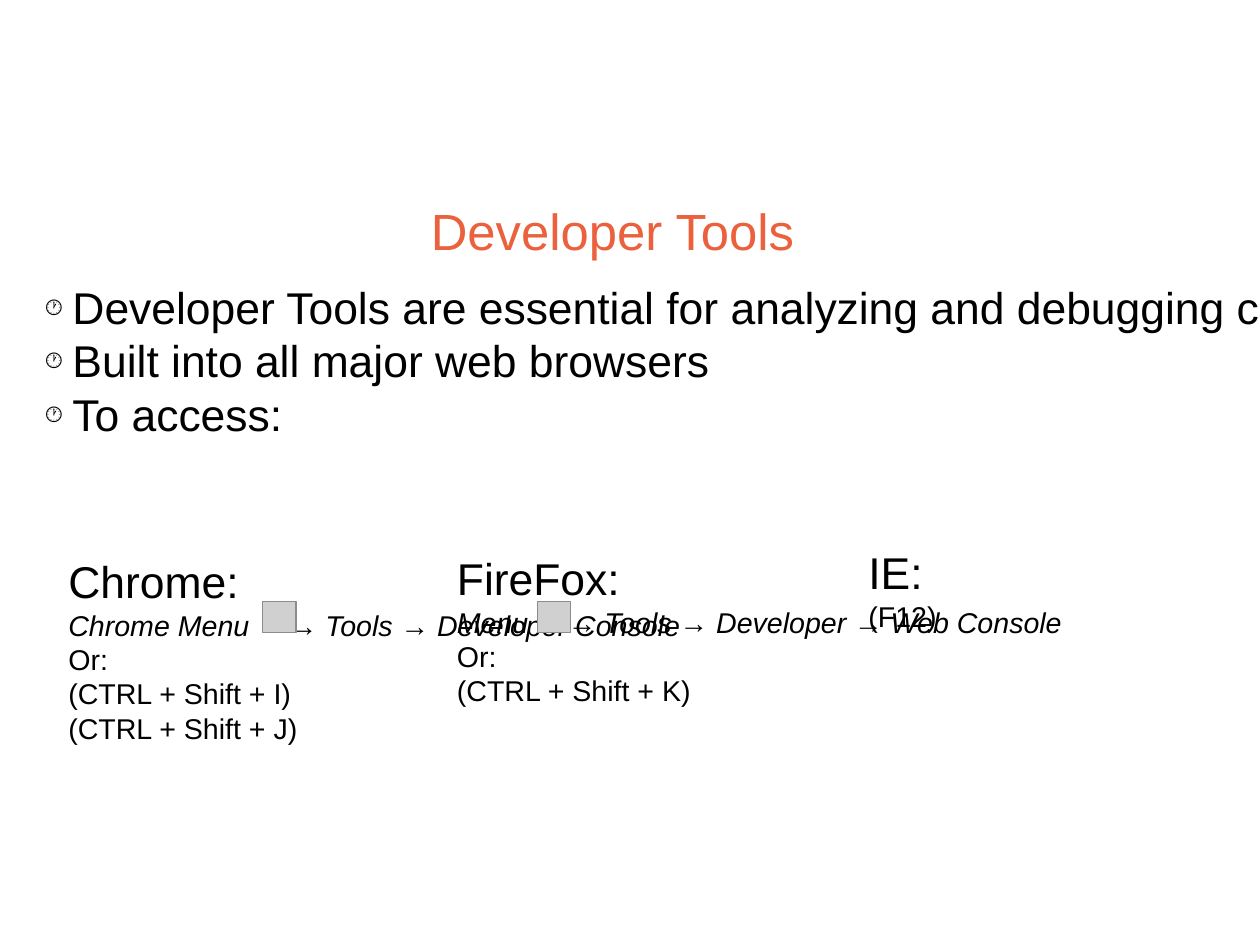
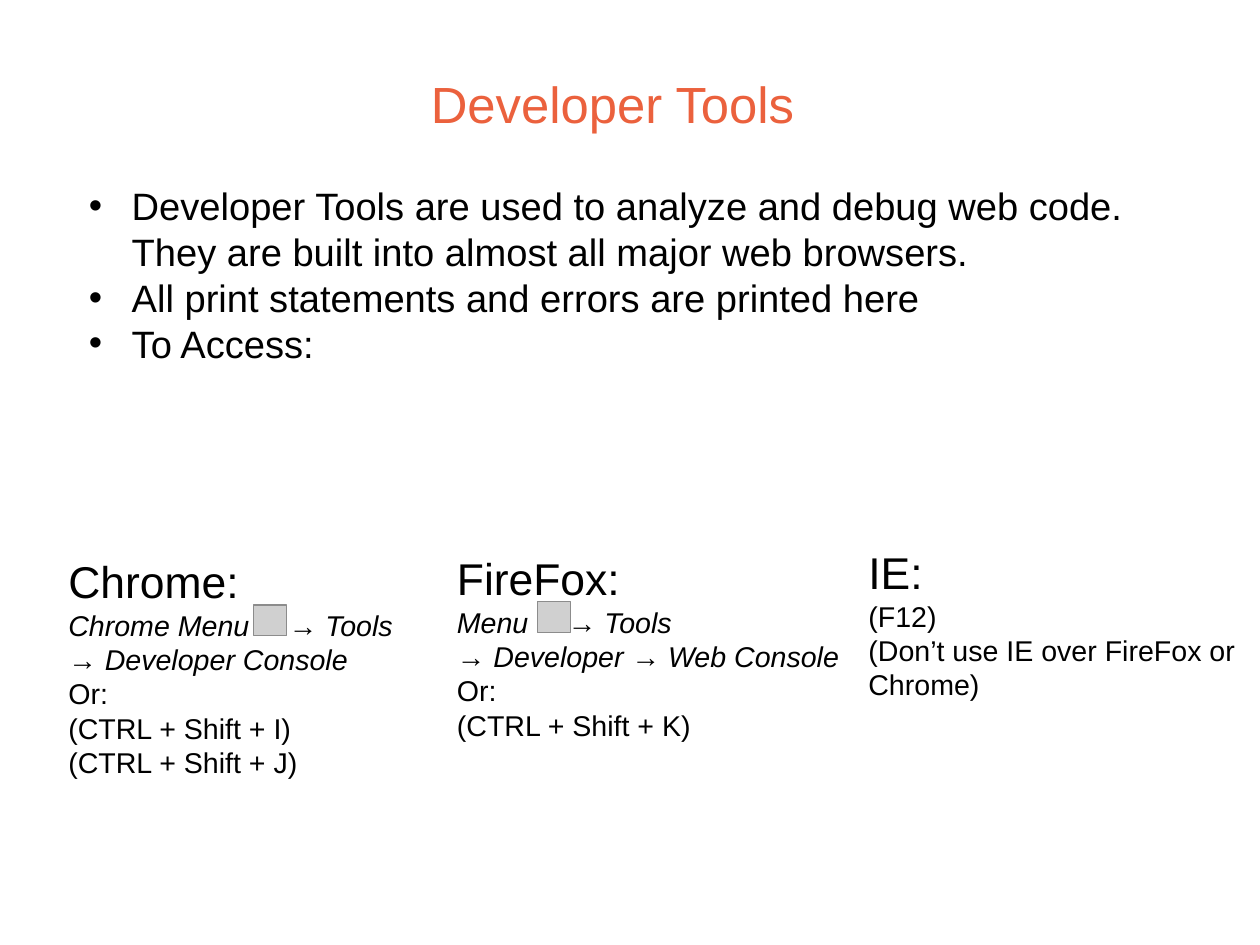
Before and after one commit to ChristianWeeks/d3-LessonPlan, a slide deck: slide 9 of Powerpoint/D3WorkshopCaweeks.pptx (slide 7 before the commit). Drawn at 1260x945 pixels with LibreOffice and Linux fonts; fonts in the diff are those of the drawing; grey boxes stand for pictures. Boxes give left, top, right and bottom in pixels: in the first picture for what was removed or moved away, otherwise in the second. Text is boxed around its words. In the diff, an @@ line names an element or a change of style, - is before the commit and + after.

```diff
--- a/Powerpoint/D3WorkshopCaweeks.pptx
+++ b/Powerpoint/D3WorkshopCaweeks.pptx
@@ text "Developer Tools": place and size @@
-text "Developer Tools" at box(431, 213, 795, 260)
+text "Developer Tools" at box(431, 86, 795, 134)
@@ text at box(132, 192, 1122, 359): text changed; size 28 to 24 pt @@
-🕐 Developer Tools are essential for analyzing and debugging code in web development.
-🕐 Built into all major web browsers
-🕐 To access:
+• Developer Tools are used to analyze and debug web code. They are built into almost all major web browsers.
+• All print statements and errors are printed here
+• To Access:
@@ text at box(68, 615, 392, 676): text changed @@
-Chrome Menu → Tools → Developer Console
+Chrome Menu → Tools
+→ Developer Console
@@ picture: place and size @@
-picture at box(263, 601, 296, 632)
+picture at box(254, 605, 287, 636)
@@ text at box(457, 612, 839, 673): text changed @@
-Menu → Tools → Developer → Web Console
+Menu → Tools
+→ Developer → Web Console
@@ text at box(868, 640, 1234, 701): paragraphs added @@
+(Don’t use IE over FireFox or
+Chrome)
```
Also in this commit, not shown: 6 other slides changed, 3 slides added, 5 slides removed, 10 other files.
